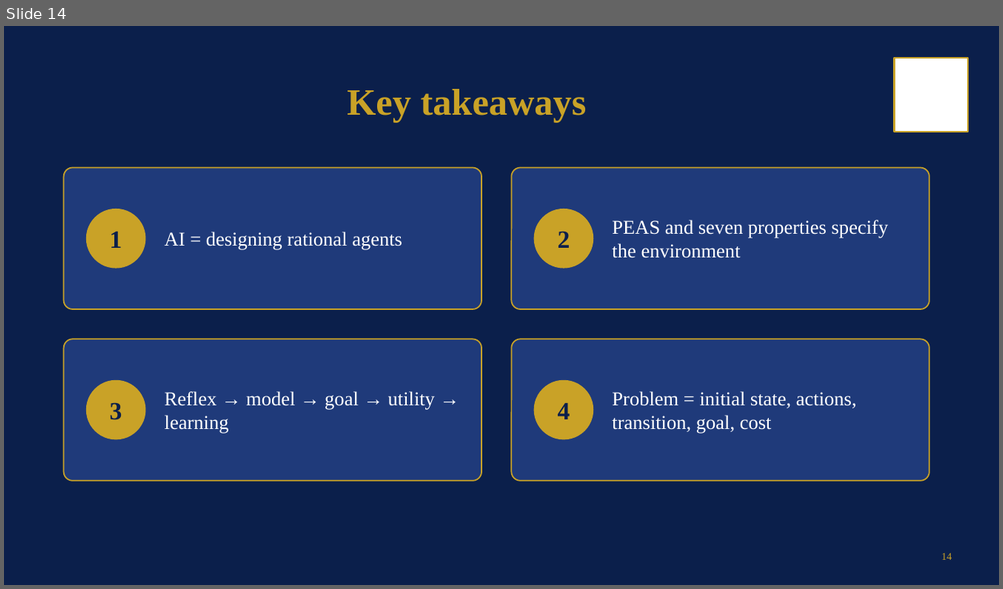
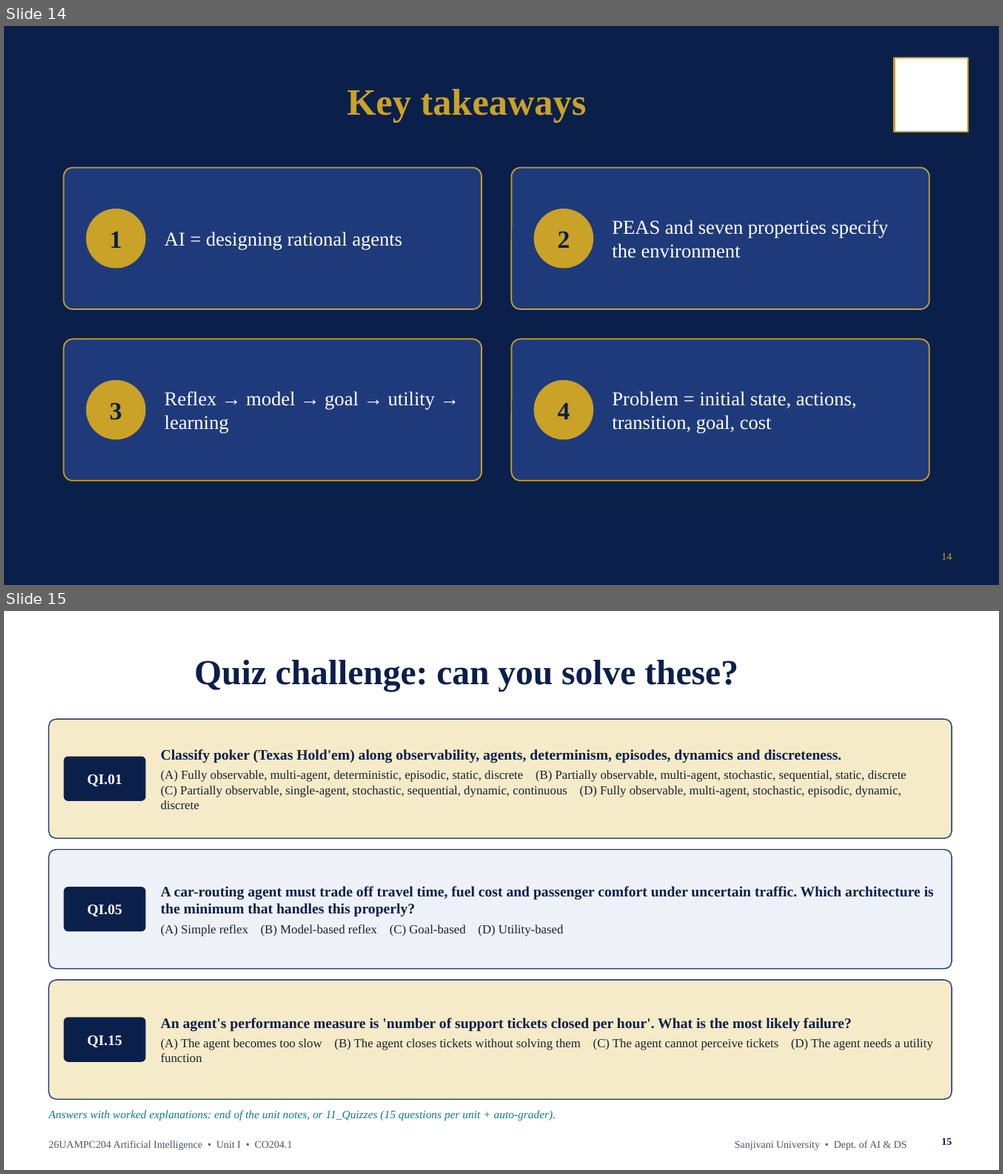
Before and after one commit to drssnaiml1-cell/26UAMPC204-Artificial-Intelligence, a slide deck: 02_PPT/Unit_1_AI_26UAMPC204.pptx. Shown one above the other, each under a label of ours: slide 14 before the commit, slides 14 and 15 after it. The pictures are 1003x589 and 1003x1174 pixels, drawn with LibreOffice and Linux fonts; fonts in the diff are those of the drawing; background and template pictures are left out. Boxes give left, top, right and bottom in pixels: in the first picture for what was removed or moved away, otherwise in the second. Text is boxed around its words. In the diff, an @@ line names an element or a change of style, - is before the commit and + after.

```diff
--- a/02_PPT/Unit_1_AI_26UAMPC204.pptx
+++ b/02_PPT/Unit_1_AI_26UAMPC204.pptx
@@ slide 15 added at box(4, 611, 999, 1170), background #FFFFFF @@
@@ title added at box(194, 660, 738, 692), 34 pt, text #0B1F4B, bold @@
+Quiz challenge: can you solve these?
@@ rounded rectangle added at box(48, 719, 951, 839), fill #F6EBC8, outline #1F3A7A 1 pt @@
@@ rounded rectangle added at box(64, 757, 146, 801), fill #0B1F4B, 14 pt, text #FFFFFF, bold @@
+QI.01
@@ text added at box(161, 749, 906, 809), 12 pt, text #1A202C @@
+Classify poker (Texas Hold'em) along observability, agents, determinism, episodes, dynamics and discreteness.
+(A) Fully observable, multi-agent, deterministic, episodic, static, discrete (B) Partially observable, multi-agent, stochastic, sequential, static, discrete (C) Partially observable, single-agent, stochastic, sequential, dynamic, continuous (D) Fully observable, multi-agent, stochastic, episodic, dynamic, discrete
@@ rounded rectangle added at box(48, 850, 951, 969), fill #EEF2F8, outline #1F3A7A 1 pt @@
@@ rounded rectangle added at box(64, 887, 146, 932), fill #0B1F4B, 14 pt, text #FFFFFF, bold @@
+QI.05
@@ text added at box(161, 886, 933, 937), 14 pt, text #0B1F4B, bold @@
+A car-routing agent must trade off travel time, fuel cost and passenger comfort under uncertain traffic. Which architecture is the minimum that handles this properly?
+(A) Simple reflex (B) Model-based reflex (C) Goal-based (D) Utility-based
@@ rounded rectangle added at box(48, 980, 951, 1099), fill #F6EBC8, outline #1F3A7A 1 pt @@
@@ rounded rectangle added at box(64, 1017, 146, 1062), fill #0B1F4B, 14 pt, text #FFFFFF, bold @@
+QI.15
@@ text added at box(161, 1018, 933, 1051), 12 pt, text #1A202C @@
+An agent's performance measure is 'number of support tickets closed per hour'. What is the most likely failure?
+(A) The agent becomes too slow (B) The agent closes tickets without solving them (C) The agent cannot perceive tickets (D) The agent needs a utility function
@@ text added at box(48, 1111, 556, 1122), 11 pt, text #0E7C86, italic @@
+Answers with worked explanations: end of the unit notes, or 11_Quizzes (15 questions per unit + auto-grader).
@@ text added at box(48, 1141, 293, 1150), 10 pt, text #4A5568 @@
+26UAMPC204 Artificial Intelligence • Unit I • CO204.1
@@ text added at box(734, 1141, 907, 1150), 10 pt, text #4A5568 @@
+Sanjivani University • Dept. of AI & DS
@@ page number added at box(941, 1138, 951, 1145), 10 pt, text #0B1F4B, bold @@
+15
```
Also in this commit, not shown: 37 other files.
